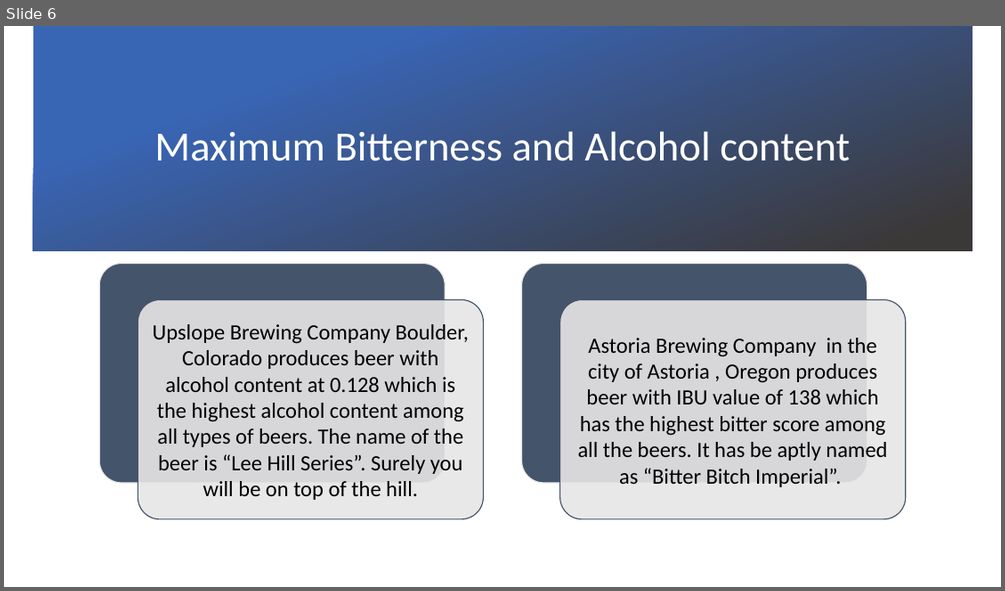
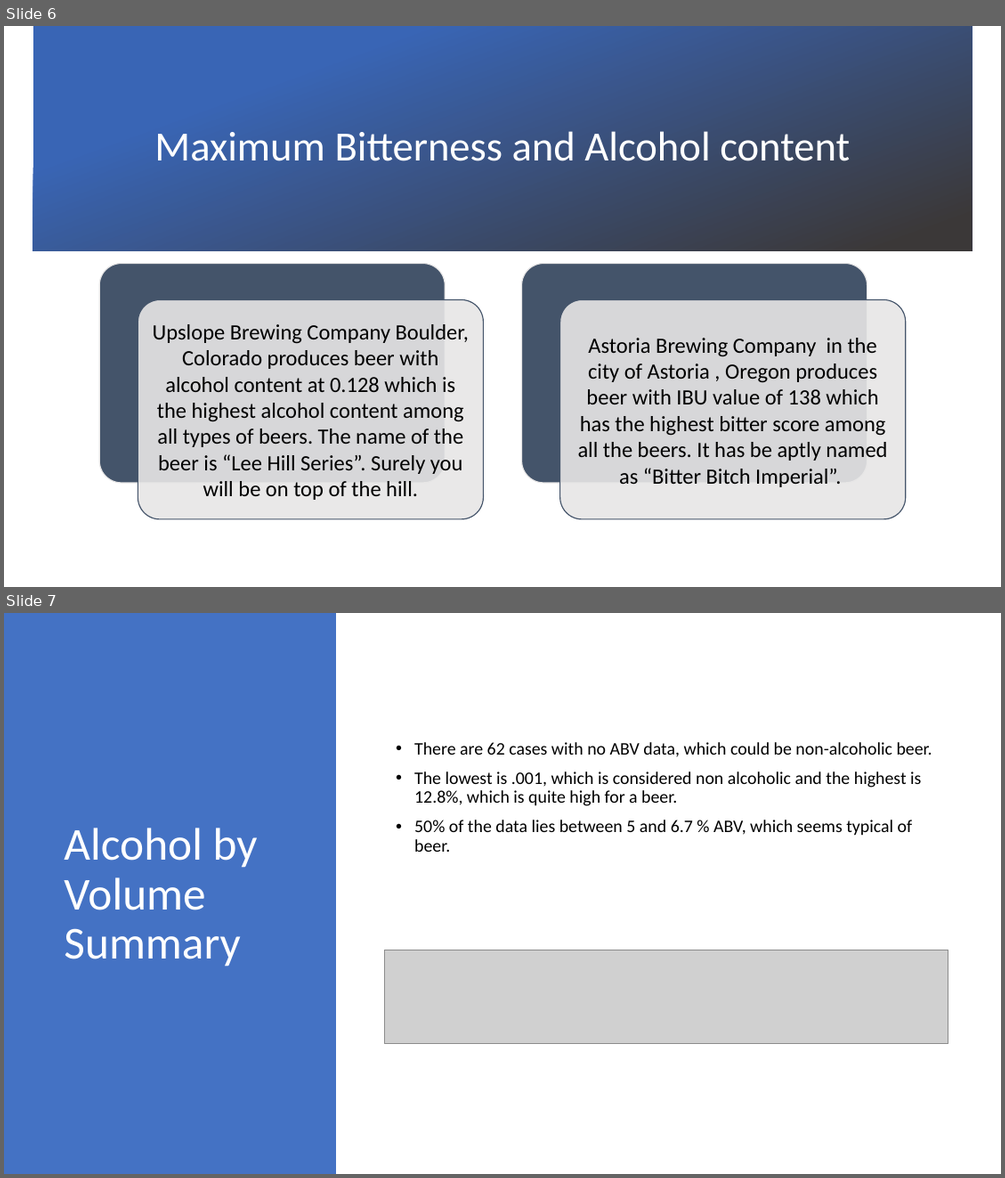
Before and after one commit to bSharpCyclist/MSDS-6306---Case-Study-1, a slide deck: CaseStudy1-ver2.pptx. Shown one above the other, each under a label of ours: slide 6 before the commit, slides 6 and 7 after it. The pictures are 1005x591 and 1005x1178 pixels, drawn with LibreOffice and Linux fonts; fonts in the diff are those of the drawing; grey boxes stand for pictures; background and template pictures are left out. Boxes give left, top, right and bottom in pixels: in the first picture for what was removed or moved away, otherwise in the second. Text is boxed around its words. In the diff, an @@ line names an element or a change of style, - is before the commit and + after.

```diff
--- a/CaseStudy1-ver2.pptx
+++ b/CaseStudy1-ver2.pptx
@@ slide 7 added at box(4, 613, 1001, 1174), background #FFFFFF @@
@@ rectangle added at box(4, 613, 336, 1174), fill #4472C4 @@
@@ text added at box(414, 742, 932, 852), 17 pt, text #000000 @@
+• There are 62 cases with no ABV data, which could be non-alcoholic beer.
+• The lowest is .001, which is considered non alcoholic and the highest is 12.8%, which is quite high for a beer.
+• 50% of the data lies between 5 and 6.7 % ABV, which seems typical of beer.
@@ title added at box(64, 827, 258, 966), 44 pt, text #FFFFFF @@
+Alcohol by Volume Summary
@@ picture added at box(385, 949, 948, 1044) @@
```
Also in this commit, not shown: 4 other files.
